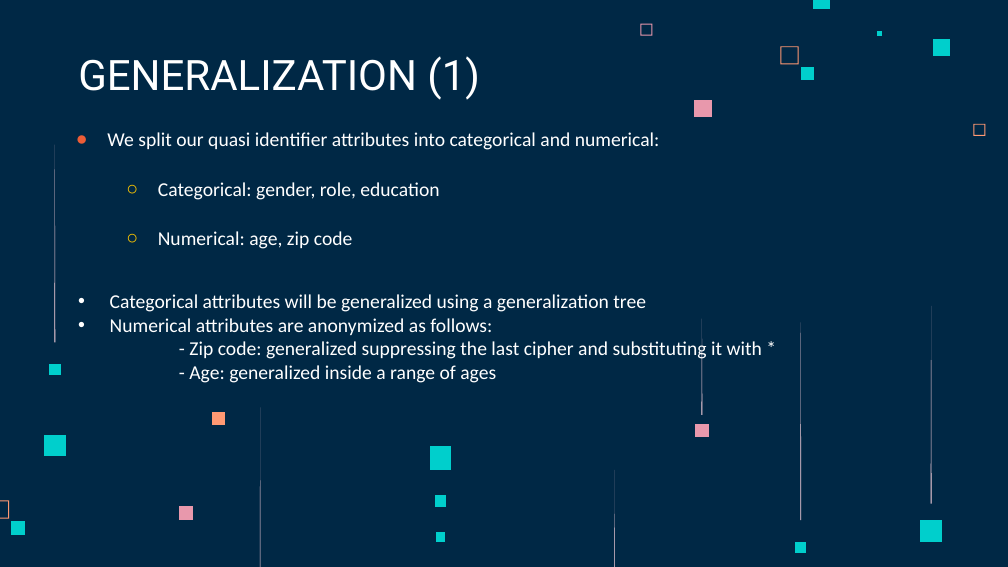
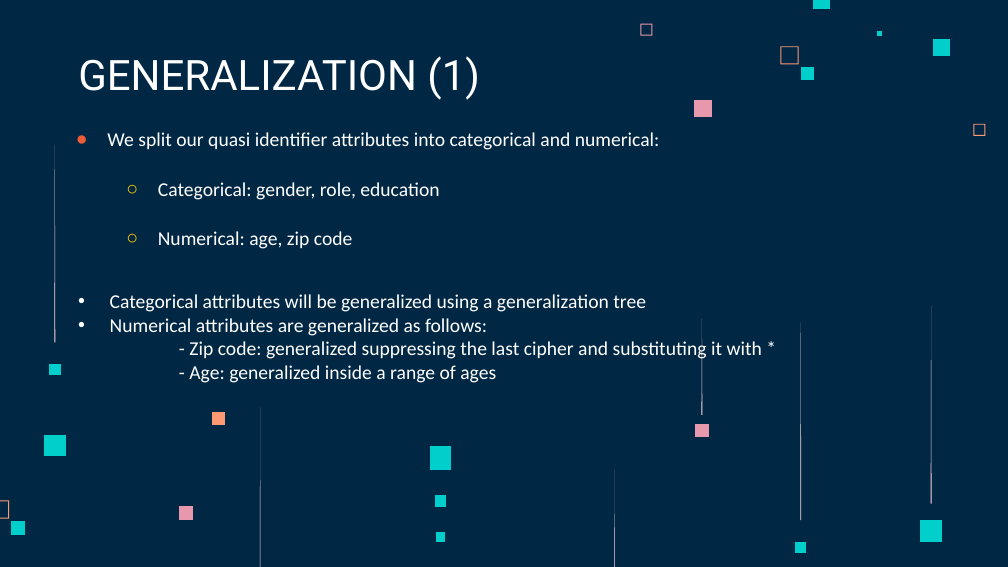
Before and after one commit to AaronKromer/progetto_data, a slide deck: slide 6 of l-diversity.pptx. Drawn at 1008x567 pixels with LibreOffice and Linux fonts; fonts in the diff are those of the drawing. Boxes give left, top, right and bottom in pixels: in the first picture for what was removed or moved away, otherwise in the second. Text is boxed around its words. In the diff, an @@ line names an element or a change of style, - is before the commit and + after.

Commit message:
Minor corrections to PowerPoint presentation

```diff
--- a/l-diversity.pptx
+++ b/l-diversity.pptx
@@ text at <box>110,318,487,336</box>: text changed @@
-• Numerical attributes are anonymized as follows:
+• Numerical attributes are generalized as follows:
```
